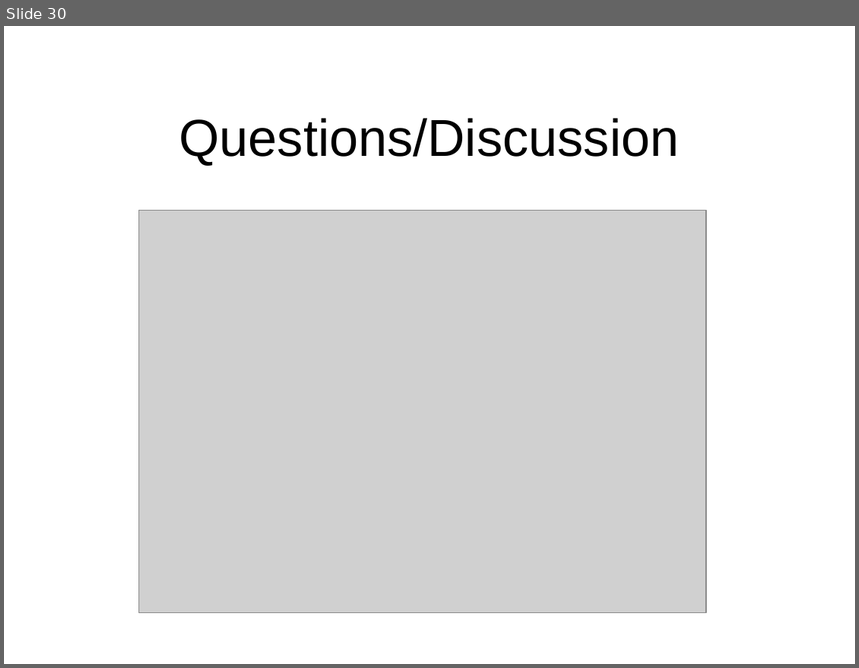
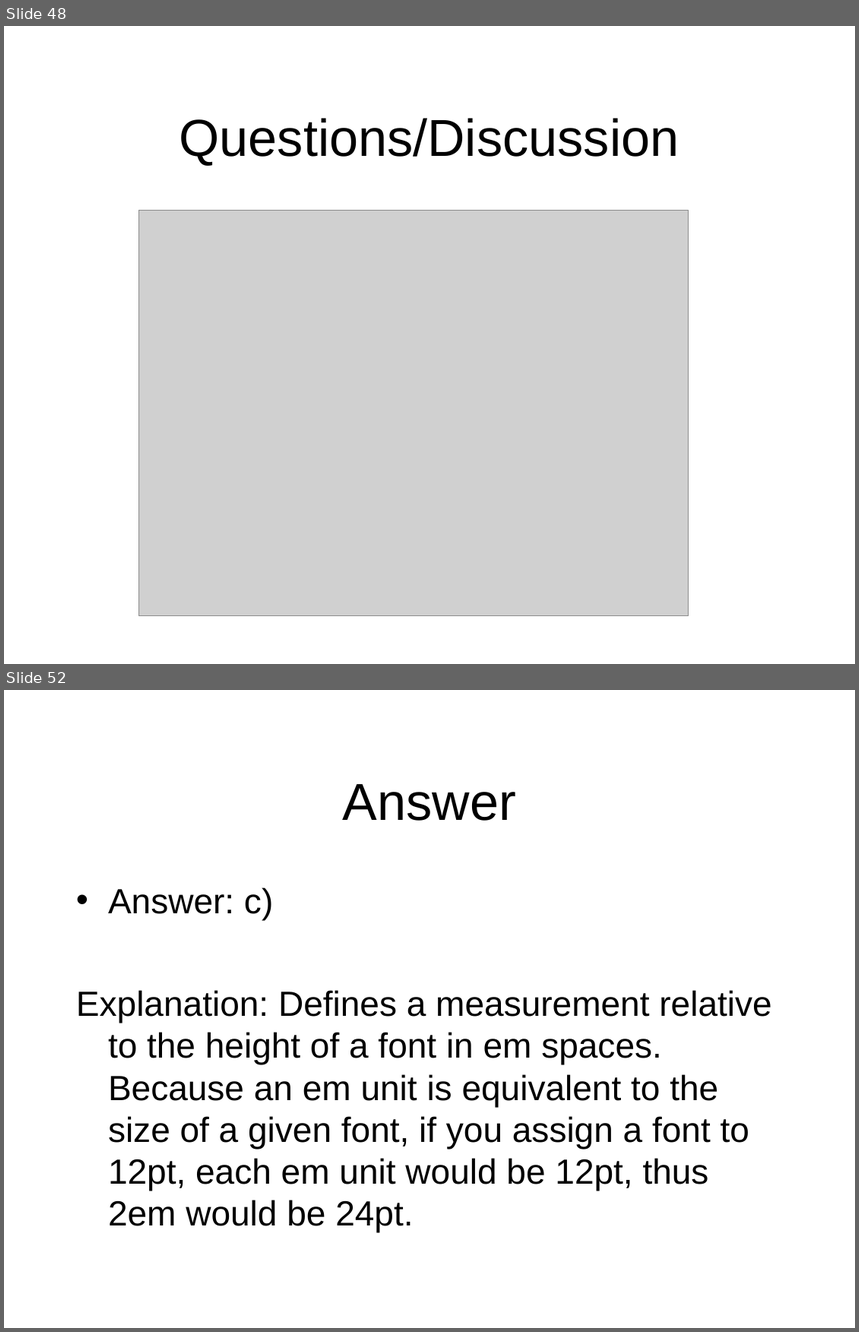
Before and after one commit to octaviordz/zjnu2017.github.io, a slide deck: WAD/lectures/050--CSS.ppt. Shown one above the other, each under a label of ours: slide 30 before the commit, slides 48 and 52 after it; the slides between them are not shown. The pictures are 859x668 and 859x1332 pixels, drawn with LibreOffice and Linux fonts; fonts in the diff are those of the drawing; grey boxes stand for pictures. Boxes give left, top, right and bottom in pixels: in the first picture for what was removed or moved away, otherwise in the second. Text is boxed around its words. In the diff, an @@ line names an element or a change of style, - is before the commit and + after.

```diff
--- a/WAD/lectures/050--CSS.ppt
+++ b/WAD/lectures/050--CSS.ppt
@@ slide 52 added at <box>4,690,855,1328</box>, background #FFFFFF @@
@@ title added at <box>343,784,516,821</box>, 44 pt, text #000000 @@
+Answer
@@ text added at <box>76,888,772,1233</box>, 29.6 pt, text #000000 @@
+• Answer: c)
+Explanation: Defines a measurement relative to the height of a font in em spaces. Because an em unit is equivalent to the size of a given font, if you assign a font to 12pt, each em unit would be 12pt, thus 2em would be 24pt.
@@ what was slide 30 is now slide 48 @@
@@ slide 48 changed as well @@
@@ picture: place and size @@
-picture at <box>139,211,706,613</box>
+picture at <box>139,211,688,617</box>
```
Also in this commit, not shown: 6 other slides changed, 25 other slides added, 1 slide removed, 2 other files.
